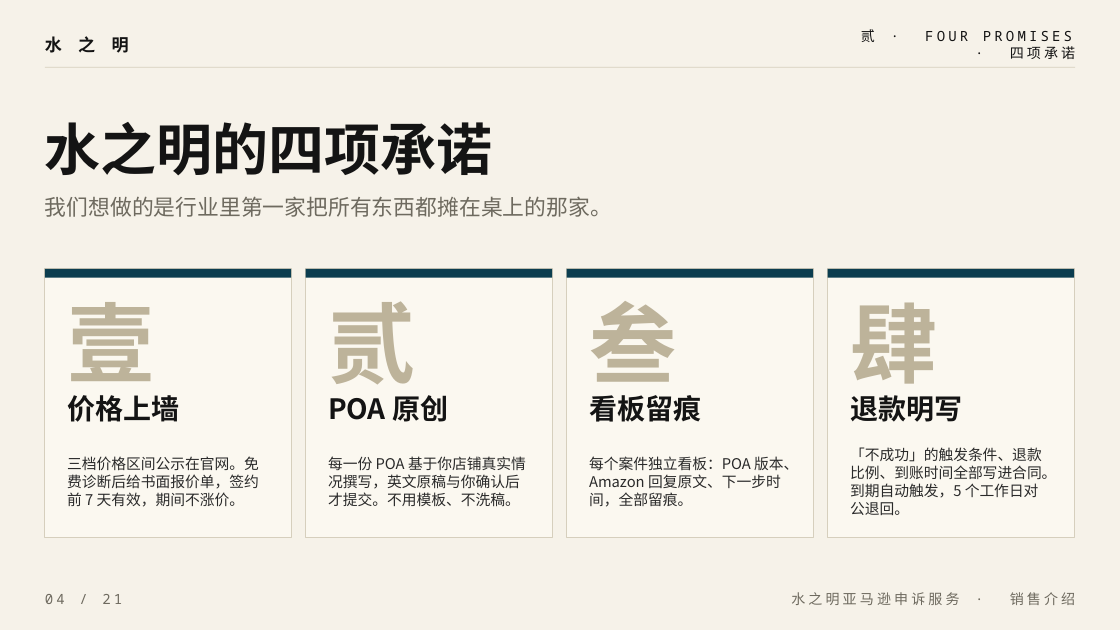
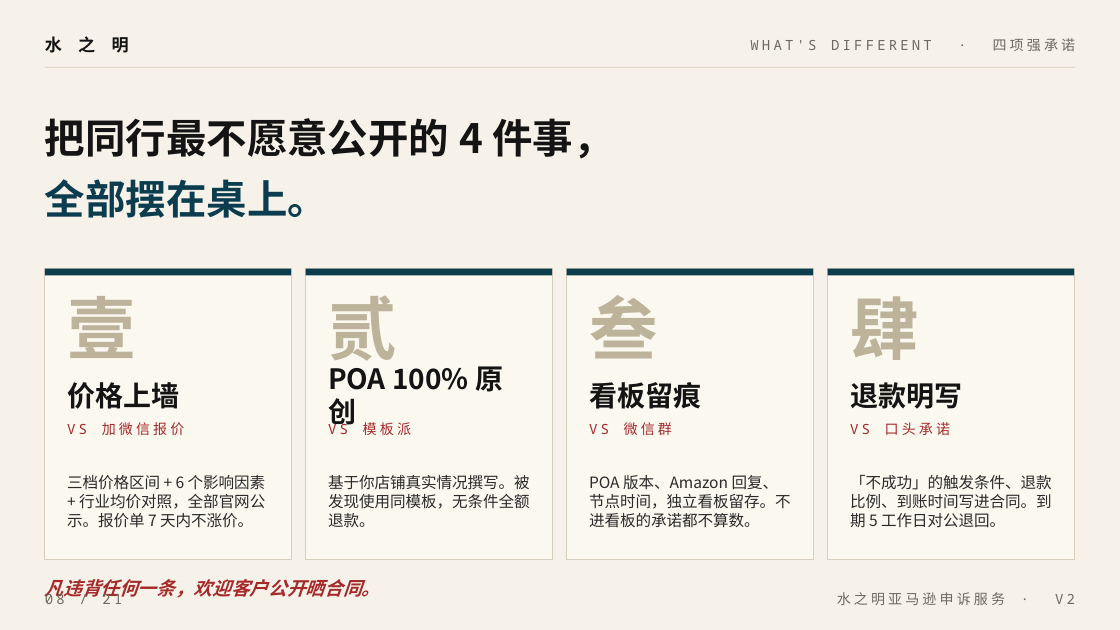
Before and after one commit to chenfei125/shuizhiming-site1, a slide deck: slide 8 of 水之明销售介绍.pptx (slide 4 before the commit). Drawn at 1120x630 pixels with LibreOffice and Linux fonts; fonts in the diff are those of the drawing. Boxes give left, top, right and bottom in pixels: in the first picture for what was removed or moved away, otherwise in the second. Text is boxed around its words. In the diff, an @@ line names an element or a change of style, - is before the commit and + after.

```diff
--- a/水之明销售介绍.pptx
+++ b/水之明销售介绍.pptx
@@ text at (x1=750, y1=38, x2=1076, y2=51): text changed; text colour #141414 to #6E6A5F @@
-贰 · FOUR PROMISES · 四项承诺
+WHAT'S DIFFERENT · 四项强承诺
@@ text at (x1=45, y1=118, x2=613, y2=159): text changed; size 36 to 26 pt @@
-水之明的四项承诺
+把同行最不愿意公开的 4 件事，
@@ text at (x1=45, y1=179, x2=328, y2=218): text changed; size 14 to 26 pt; text colour #6E6A5F to #0B3D4F; bold on @@
-我们想做的是行业里第一家把所有东西都摊在桌上的那家。
+全部摆在桌上。
@@ rectangle resized from (x1=45, y1=269, x2=291, y2=538) to (x1=45, y1=269, x2=291, y2=560) @@
@@ rectangle resized from (x1=306, y1=269, x2=552, y2=538) to (x1=306, y1=269, x2=552, y2=560) @@
@@ rectangle resized from (x1=567, y1=269, x2=813, y2=538) to (x1=567, y1=269, x2=813, y2=560) @@
@@ rectangle resized from (x1=828, y1=269, x2=1074, y2=538) to (x1=828, y1=269, x2=1074, y2=560) @@
@@ size 56 to 44 pt in 4 elements at (x1=67, y1=296, x2=135, y2=358), (x1=328, y1=296, x2=396, y2=372), (x1=589, y1=295, x2=657, y2=359), (x1=850, y1=296, x2=918, y2=360) @@
@@ text "价格上墙" moved from (x1=67, y1=395, x2=179, y2=422) to (x1=67, y1=382, x2=179, y2=409) @@
@@ text at (x1=328, y1=366, x2=503, y2=430): text changed @@
-POA 原创
+POA 100% 原创
@@ text "看板留痕" moved from (x1=589, y1=395, x2=701, y2=422) to (x1=589, y1=382, x2=701, y2=409) @@
@@ text "退款明写" moved from (x1=850, y1=395, x2=962, y2=422) to (x1=850, y1=382, x2=962, y2=409) @@
@@ text added at (x1=67, y1=422, x2=185, y2=435), 9 pt, text #A52A2A @@
+VS 加微信报价
@@ text added at (x1=328, y1=420, x2=411, y2=435), 9 pt, text #A52A2A @@
+VS 模板派
@@ text added at (x1=589, y1=422, x2=672, y2=435), 9 pt, text #A52A2A @@
+VS 微信群
@@ text added at (x1=850, y1=422, x2=950, y2=435), 9 pt, text #A52A2A @@
+VS 口头承诺
@@ text at (x1=67, y1=475, x2=266, y2=528): text changed; size 9.5 to 10 pt @@
-三档价格区间公示在官网。免费诊断后给书面报价单，签约前 7 天有效，期间不涨价。
+三档价格区间 + 6 个影响因素 + 行业均价对照，全部官网公示。报价单 7 天内不涨价。
@@ text at (x1=328, y1=475, x2=530, y2=528): text changed; size 9.5 to 10 pt @@
-每一份 POA 基于你店铺真实情况撰写，英文原稿与你确认后才提交。不用模板、不洗稿。
+基于你店铺真实情况撰写。被发现使用同模板，无条件全额退款。
@@ text at (x1=589, y1=475, x2=791, y2=528): text changed; size 9.5 to 10 pt @@
-每个案件独立看板：POA 版本、Amazon 回复原文、下一步时间，全部留痕。
+POA 版本、Amazon 回复、节点时间，独立看板留存。不进看板的承诺都不算数。
@@ text at (x1=850, y1=475, x2=1052, y2=528): text changed; size 9.5 to 10 pt @@
-「不成功」的触发条件、退款比例、到账时间全部写进合同。到期自动触发，5 个工作日对公退回。
+「不成功」的触发条件、退款比例、到账时间写进合同。到期 5 工作日对公退回。
@@ text at (x1=45, y1=591, x2=122, y2=604): text changed @@
-04 / 21
+08 / 21
@@ text added at (x1=45, y1=579, x2=381, y2=601), 12 pt, text #A52A2A, bold, italic @@
+凡违背任何一条，欢迎客户公开晒合同。
@@ text at (x1=837, y1=592, x2=1075, y2=605): text changed @@
-水之明亚马逊申诉服务 · 销售介绍
+水之明亚马逊申诉服务 · V2
```
Also in this commit, not shown: 5 other slides changed, 15 slides added, 15 slides removed, 1 other file.
